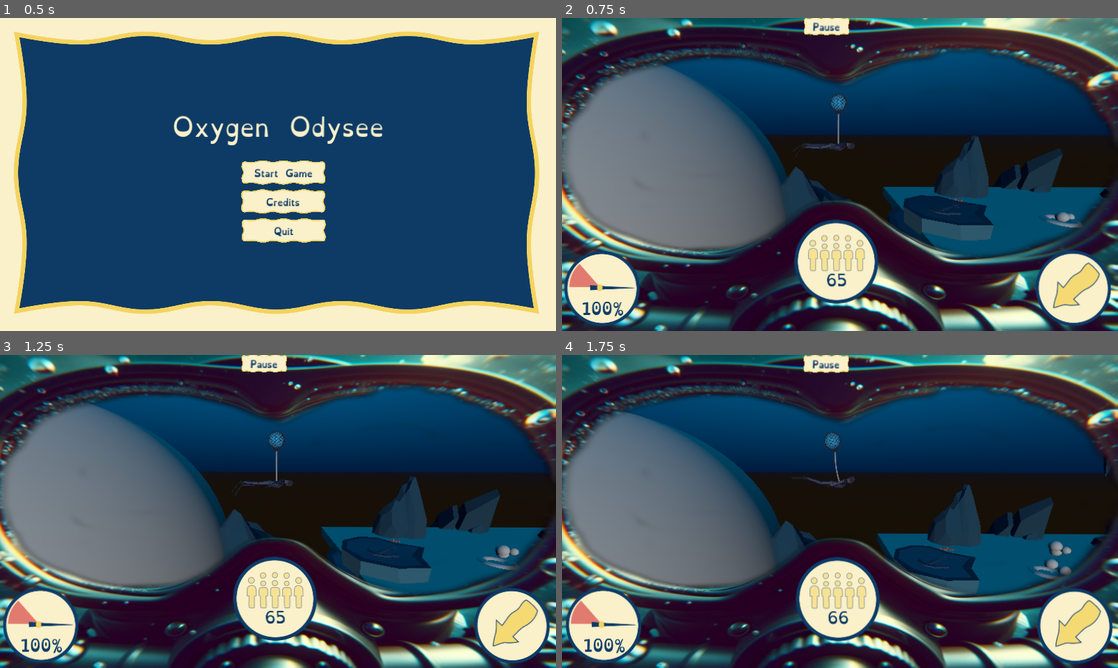
Above: before the commit, frames 1-4 (two rows, left to right).
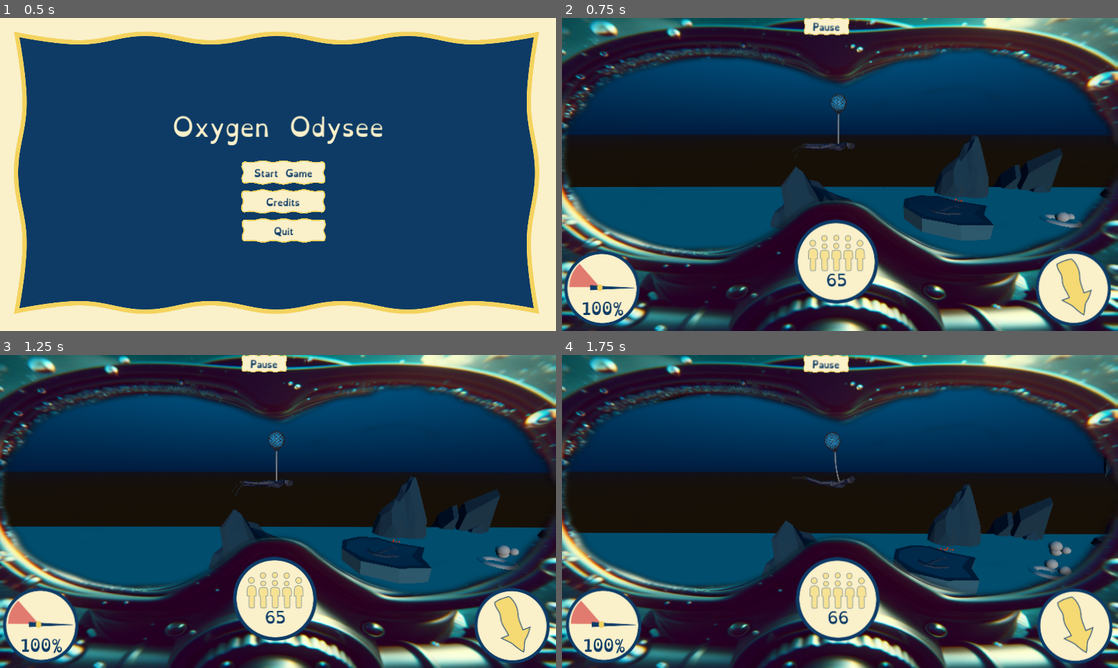
Above: after the commit, the same moments.

Repository: bastifpv/GGJ25
Game: Godot game, scene res://scenes/menu.tscn
Same seed, same stepped clock (60 frames per second), same inputs: the game is played once before the commit and once after it.
Inputs:
- Up to frame 1 (0.5 s): no input
- Up to frame 2 (0.75 s): click "Start Game" at 0.5 s
- Up to frame 3 (1.25 s): no input
- Up to frame 4 (1.75 s): hold D (right) from 1.28 s (still down)

Frame 1 is identical in both runs. In frame 2, 20% of the frame differs, in the area x 0-97%, y 14-96%; in frame 3, 19%; in frame 4, 17%.

Commit message:
move bubble upwards

Diff:
--- a/scenes/startscene.tscn
+++ b/scenes/startscene.tscn
@@ -56,7 +56,7 @@
 transform = Transform3D(0.855545, -7.81748e-08, -0.517728, 0, -1, 1.50996e-07, -0.517728, -1.29184e-07, -0.855545, 16.2879, 6.46867, 0)
 
 [node name="Dome" type="StaticBody3D" parent="."]
-transform = Transform3D(1, 0, 0, 0, 1, 0, 0, 0, 1, -5.53629, 0, 0)
+transform = Transform3D(1, 0, 0, 0, 1, 0, 0, 0, 1, -5.53629, 12.4106, 0)
 physics_material_override = SubResource("PhysicsMaterial_0n1vw")
 
 [node name="CollisionShape3D2" type="CollisionShape3D" parent="Dome"]
--- a/scripts/worldgenerator.gd
+++ b/scripts/worldgenerator.gd
@@ -33,10 +33,10 @@
 	var current_place = min_x
 	while current_place <= max_x:
 		var sand_inst : StaticBody3D =  sand.instantiate()
-		if (current_place < MinRenderd or current_place  > MaxRenderd):
+		if (current_place <= MinRenderd or current_place  > MaxRenderd):
 			add_child(sand_inst)
 			sand_inst.position =  Vector3(current_place, 0, 0)
-			print("Added Sand on X:" + str(current_place))
+			#print("Added Sand on X:" + str(current_place))
 		current_place = current_place + SAND_LENGHT
 	MaxRenderd = max_x
 	MinRenderd = min_x
@@ -74,14 +74,14 @@
 		add_child(chunk_right)
 		chunk_right.position = Vector3(0+(CHUNK_SIZE*MaxPlacedChunks),0,0)
 		MaxPlacedChunks = MaxPlacedChunks + 1
-		print("place new chunk right")
+		#print("place new chunk right")
 
 	if (((player_position.x - RENDER_DISTANCE)/CHUNK_SIZE)<MinPlacedChunks):
 		var chunk_left : Node3D = get_random_chunk().instantiate()
 		add_child(chunk_left)
 		chunk_left.position = Vector3(0-(CHUNK_SIZE*abs(MinPlacedChunks)),0,0)
 		MinPlacedChunks = MinPlacedChunks - 1
-		print("place new chunk left")
+		#print("place new chunk left")
 
 func get_random_chunk():
 	var chunks = [chunk1]
